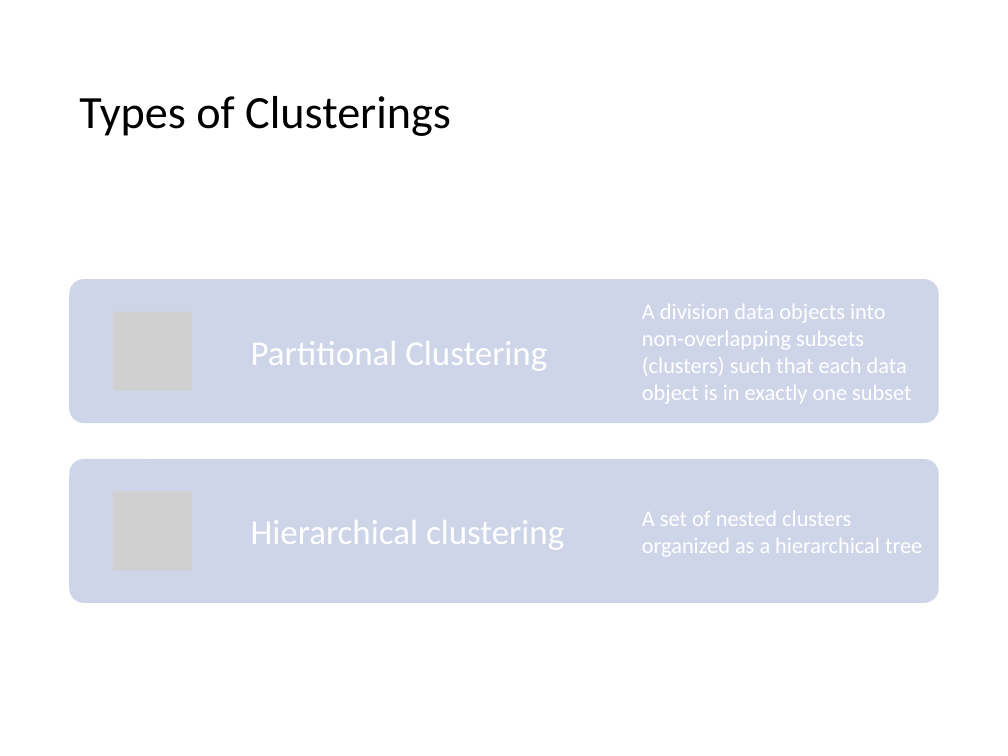
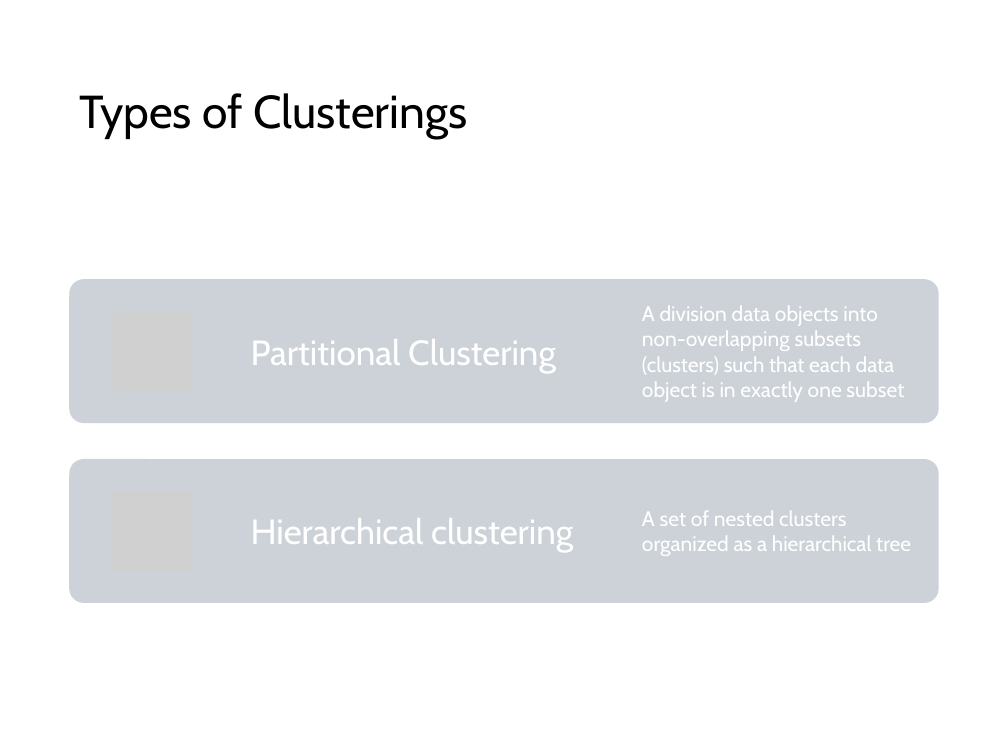
Before and after one commit to mhahsler/Introduction_to_Data_Mining_R_Examples, a slide deck: slide 12 of slides/chap7_basic_cluster_analysis.pptx. Drawn at 1008x756 pixels with LibreOffice and Linux fonts; fonts in the diff are those of the drawing; grey boxes stand for pictures. Boxes give left, top, right and bottom in pixels: in the first picture for what was removed or moved away, otherwise in the second. Text is boxed around its words. In the diff, an @@ line names an element or a change of style, - is before the commit and + after.

```diff
--- a/slides/chap7_basic_cluster_analysis.pptx
+++ b/slides/chap7_basic_cluster_analysis.pptx
@@ rounded rectangle at (70, 279, 938, 423): fill #CFD5EA to #CCD2D8 @@
@@ text "A division data objects into ..." at (642, 306, 904, 402): size 16 to 15 pt, font Calibri to Cabin @@
@@ rounded rectangle at (70, 459, 938, 603): fill #CFD5EA to #CCD2D8 @@
@@ font Calibri to Cabin in 3 elements at (79, 93, 467, 139), (251, 339, 556, 373), (251, 518, 573, 552) @@
@@ text "A set of nested clusters ..." at (642, 511, 911, 556): size 16 to 15 pt, font Calibri to Cabin @@
```
Also in this commit, not shown: 94 other slides changed, 1 other file.
